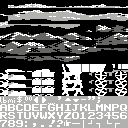
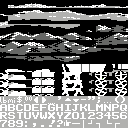
Two versions of the same layered image (128x128). Layer-by-layer changes:
painted on "text" over [104, 96, 125, 103]
